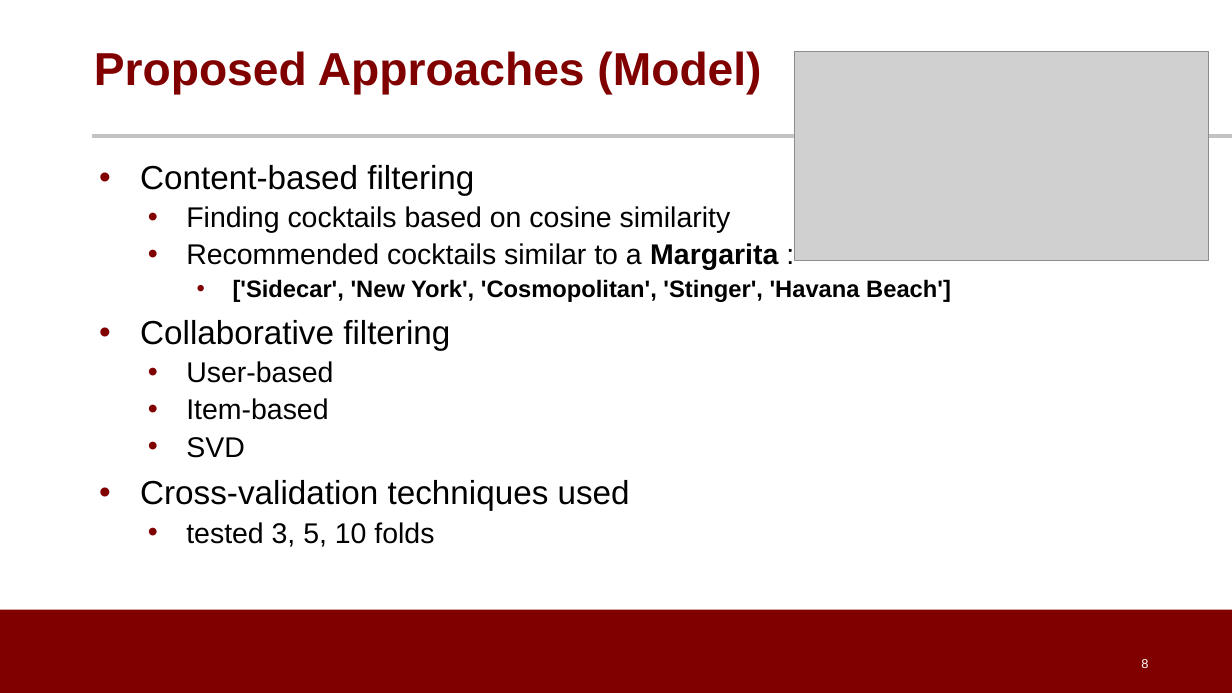
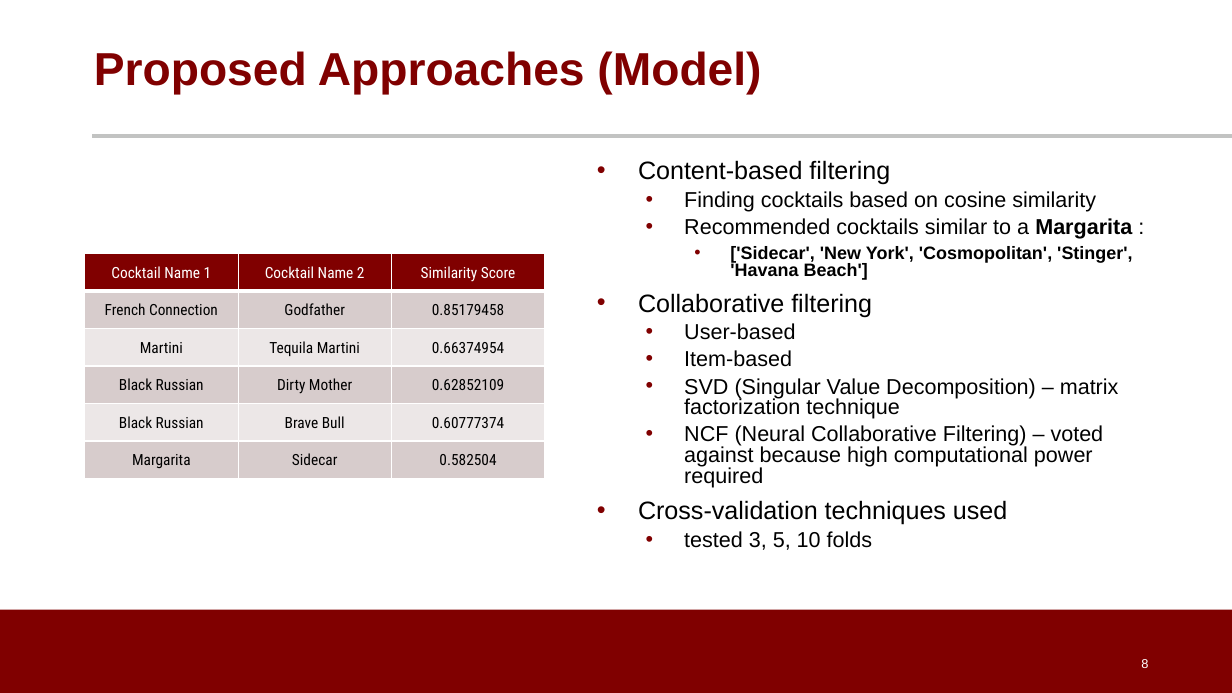
Before and after one commit to dpatel77/CocktailRecommenderSystem, a slide deck: slide 8 of Cocktail_Recommendation_System.pptx. Drawn at 1232x693 pixels with LibreOffice and Linux fonts; fonts in the diff are those of the drawing; grey boxes stand for pictures; background and template pictures are left out. Boxes give left, top, right and bottom in pixels: in the first picture for what was removed or moved away, otherwise in the second. Text is boxed around its words. In the diff, an @@ line names an element or a change of style, - is before the commit and + after.

```diff
--- a/Cocktail_Recommendation_System.pptx
+++ b/Cocktail_Recommendation_System.pptx
@@ picture removed at (795, 52, 1210, 261) @@
@@ text "Content-based filtering": place and size @@
-text "Content-based filtering" at (140, 165, 951, 547)
+text "Content-based filtering" at (638, 160, 1132, 550)
@@ text at (638, 160, 1132, 550): size 25.9 to 19.6 pt in "Content-based filtering", "Collaborative filtering", "Cross-validation techniques used"; size 22.2 to 16.8 pt in "Finding cocktails based on cosine similarity", "Recommended cocktails similar to a Margarita :", "User-based", "Item-based" and 1 more places; size 18.5 to 14 pt in "['Sidecar', 'New York', 'Cosmopolitan', 'Stinger', 'Havana B ..."; line spacing 0.9 to 0.8 @@
@@ table added at (85, 253, 545, 478), 6 rows, 3 columns @@
+Cocktail Name 1 | Cocktail Name 2 | Similarity Score
+French Connection | Godfather | 0.85179458
+Martini | Tequila Martini | 0.66374954
+Black Russian | Dirty Mother | 0.62852109
+Black Russian | Brave Bull | 0.60777374
+Margarita | Sidecar | 0.582504
@@ text at (684, 378, 1119, 488): text changed; size 22.2 to 16.8 pt @@
-  • SVD
+  • SVD (Singular Value Decomposition) – matrix factorization technique
+  • NCF (Neural Collaborative Filtering) – voted against because high computational power required
```
Also in this commit, not shown: 4 other slides changed, 2 slides added.
